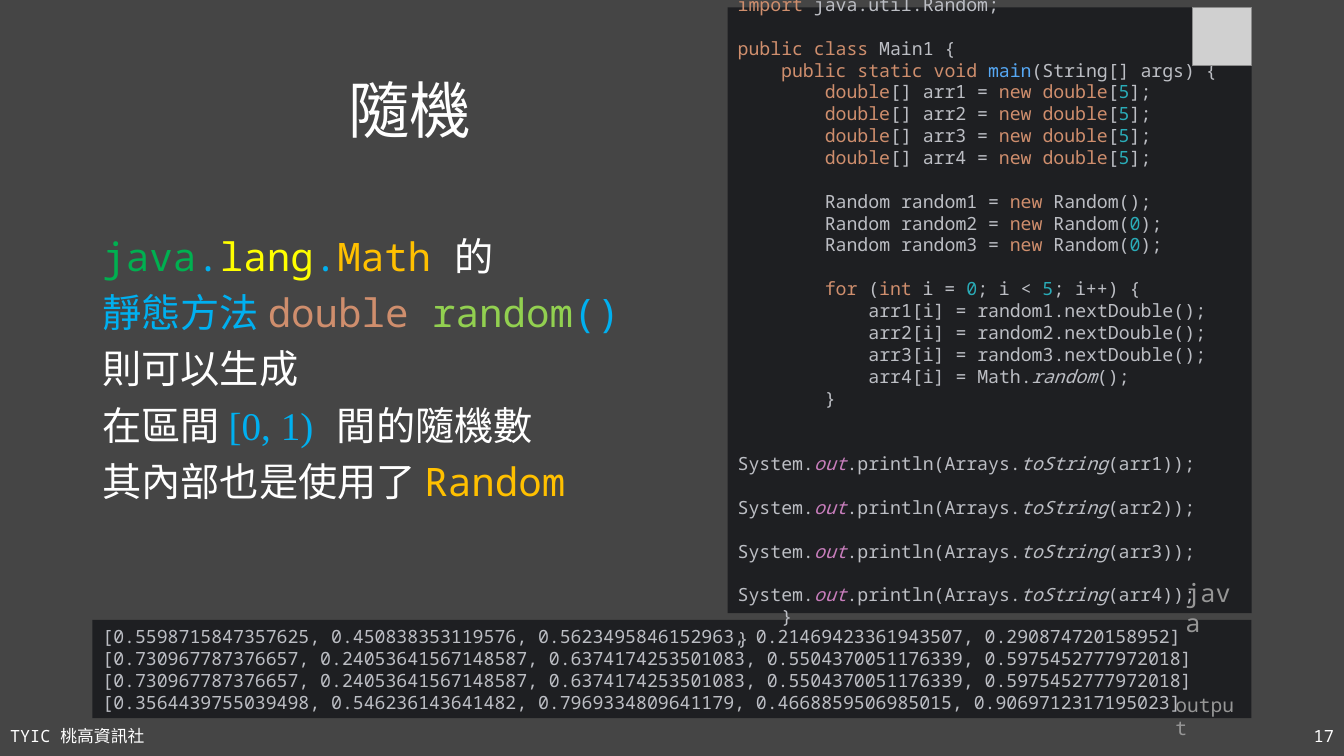
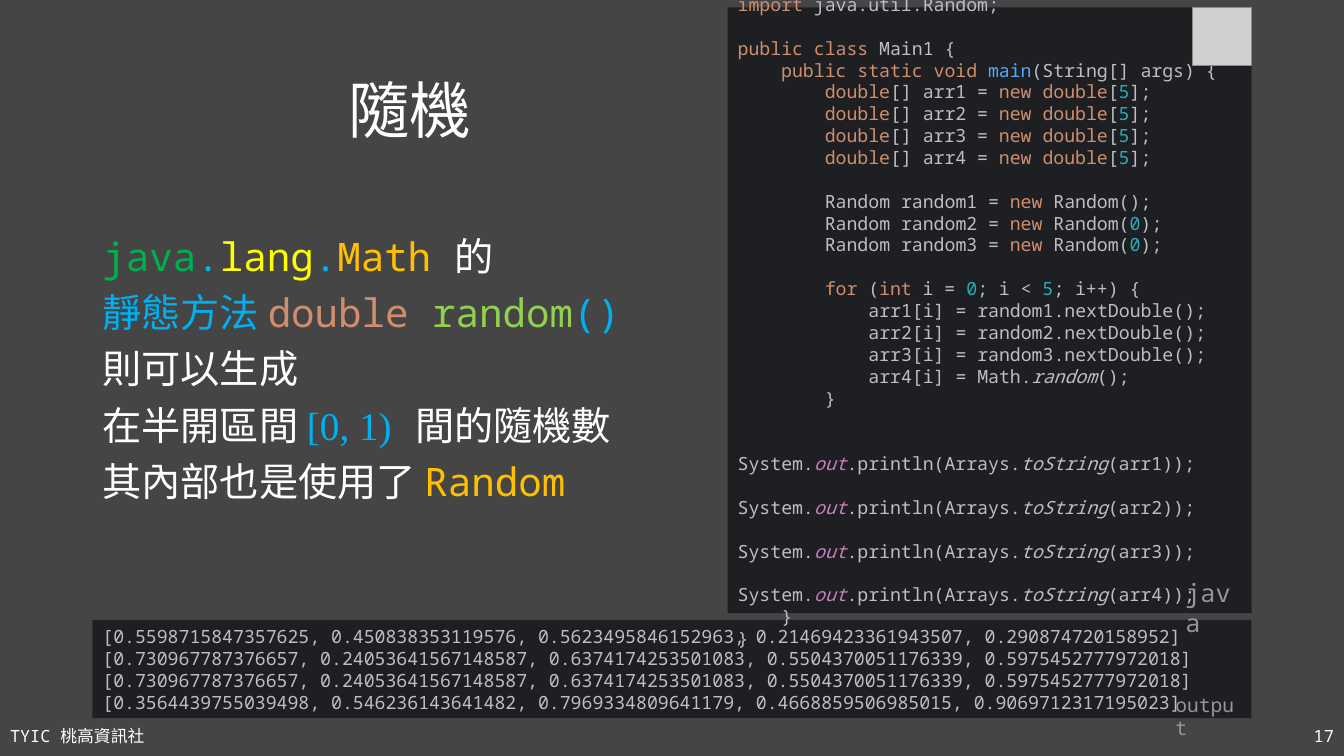
Before and after one commit to TYSHIC/slides, a slide deck: slide 17 of ppt/10_包裝類別與工具類別(1).pptx. Drawn at 1344x756 pixels with LibreOffice and Linux fonts; fonts in the diff are those of the drawing; grey boxes stand for pictures. Boxes give left, top, right and bottom in pixels: in the first picture for what was removed or moved away, otherwise in the second. Text is boxed around its words. In the diff, an @@ line names an element or a change of style, - is before the commit and + after.

```diff
--- a/ppt/10_包裝類別與工具類別(1).pptx
+++ b/ppt/10_包裝類別與工具類別(1).pptx
@@ text at (102,407,611,447): text changed @@
-在區間 [0, 1) 間的隨機數
+在半開區間 [0, 1) 間的隨機數
```
Also in this commit, not shown: 2 other slides changed, 5 other files.
